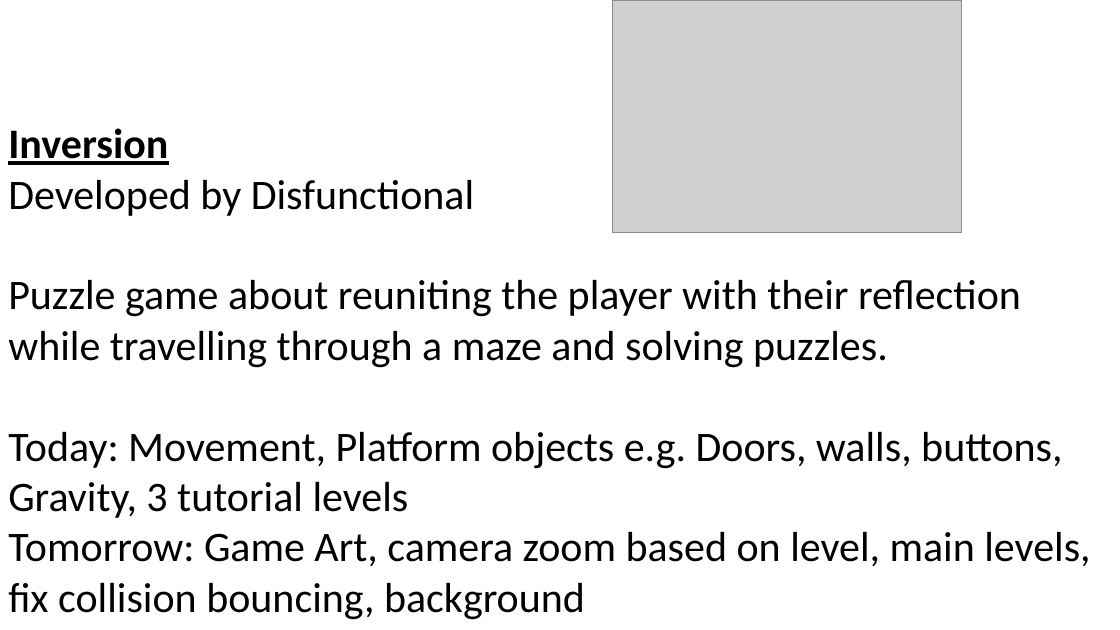
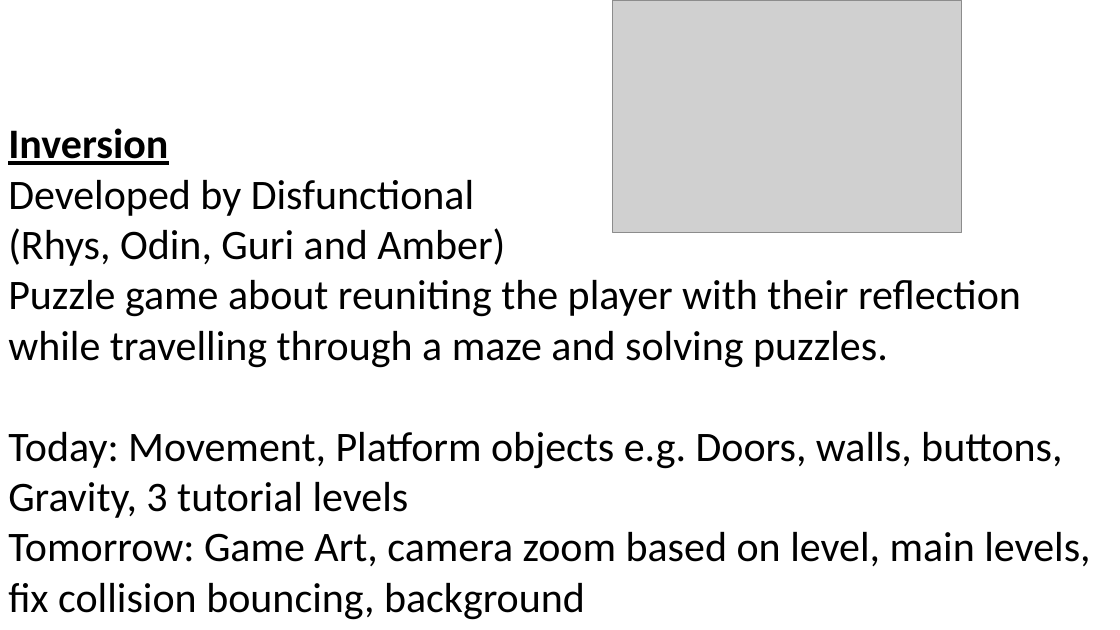
Before and after one commit to scara2016/HelpV2, a slide deck: slide 1 of HelpUs/Documents/Pitch.pptx. Drawn at 1120x630 pixels with LibreOffice and Linux fonts; fonts in the diff are those of the drawing; grey boxes stand for pictures. Boxes give left, top, right and bottom in pixels: in the first picture for what was removed or moved away, otherwise in the second. Text is boxed around its words. In the diff, an @@ line names an element or a change of style, - is before the commit and + after.

Commit message:
pitch update

```diff
--- a/HelpUs/Documents/Pitch.pptx
+++ b/HelpUs/Documents/Pitch.pptx
@@ text at <box>8,228,505,266</box>: paragraph added @@
+(Rhys, Odin, Guri and Amber)
```
